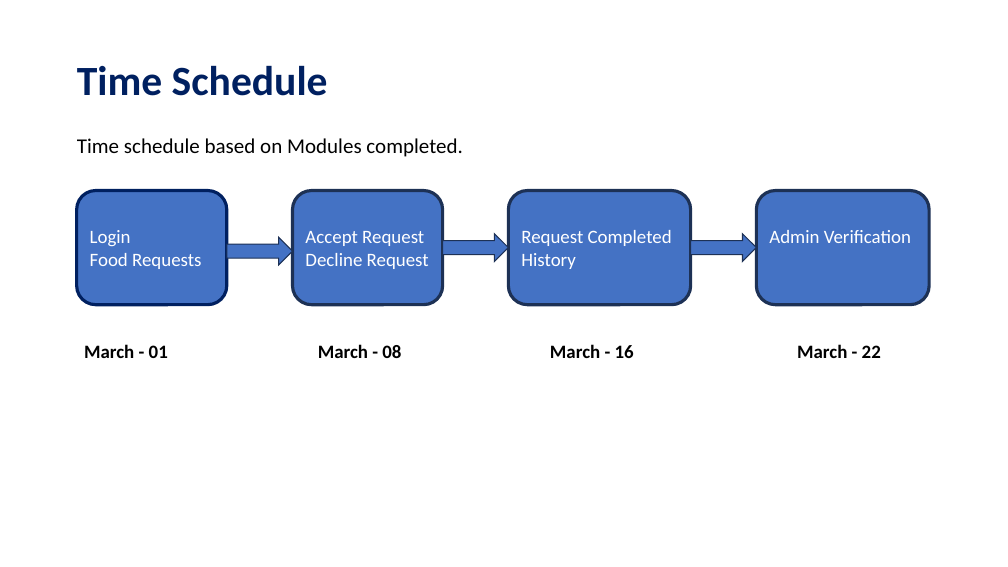
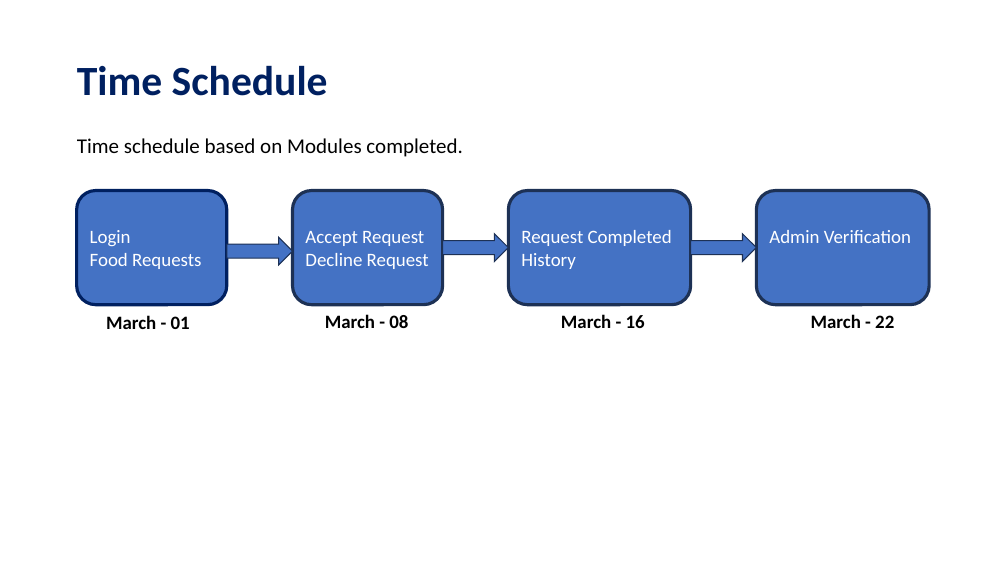
Before and after one commit to Sriram-V-99/MCA-Project-, a slide deck: slide 18 of FoodBridge_v02.pptx (slide 15 before the commit). Drawn at 1008x567 pixels with LibreOffice and Linux fonts; fonts in the diff are those of the drawing. Boxes give left, top, right and bottom in pixels: in the first picture for what was removed or moved away, otherwise in the second. Text is boxed around its words. In the diff, an @@ line names an element or a change of style, - is before the commit and + after.

```diff
--- a/FoodBridge_v02.pptx
+++ b/FoodBridge_v02.pptx
@@ text "March - 01": place and size @@
-text "March - 01" at box(84, 344, 168, 358)
+text "March - 01" at box(106, 315, 190, 329)
@@ text "March - 08": place and size @@
-text "March - 08" at box(318, 344, 401, 358)
+text "March - 08" at box(325, 314, 408, 328)
@@ text "March - 16": place and size @@
-text "March - 16" at box(550, 344, 634, 358)
+text "March - 16" at box(561, 314, 645, 328)
@@ text "March - 22": place and size @@
-text "March - 22" at box(797, 344, 881, 358)
+text "March - 22" at box(811, 314, 894, 328)
```
Also in this commit, not shown: 9 other slides changed, 3 slides added.
